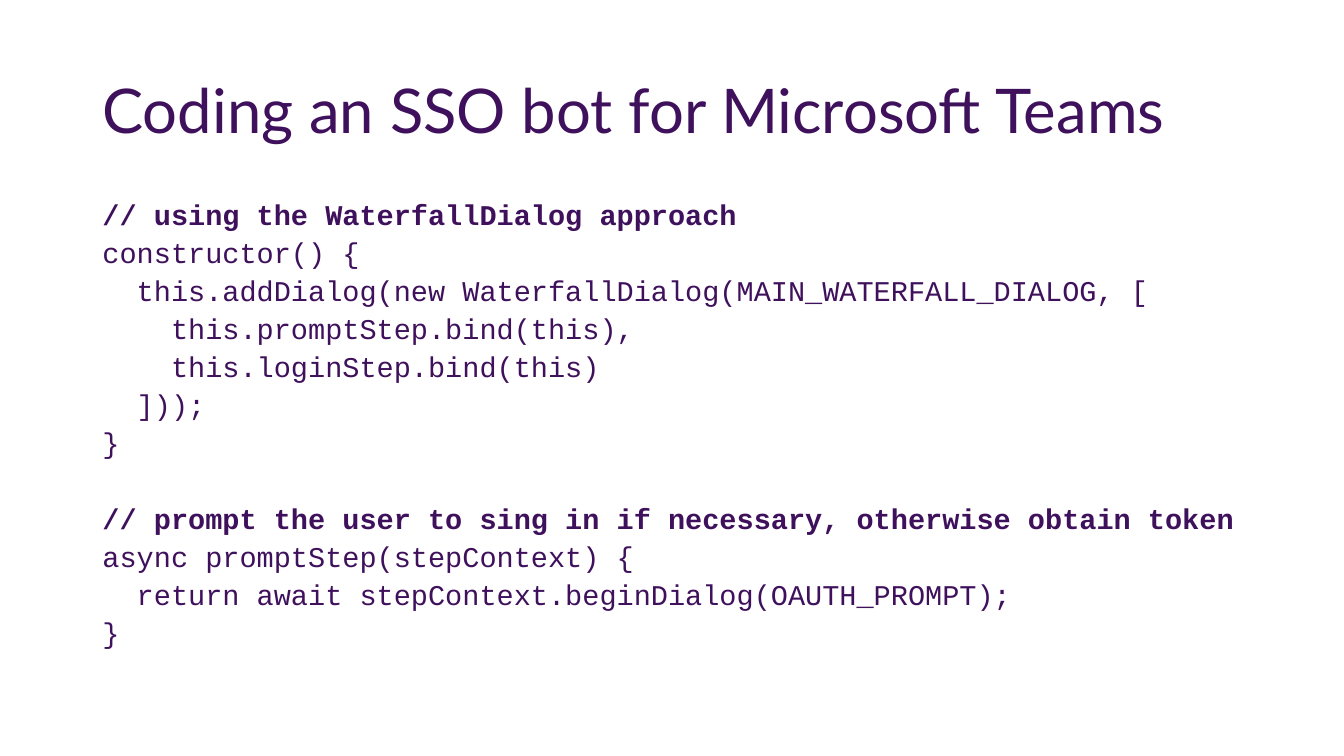
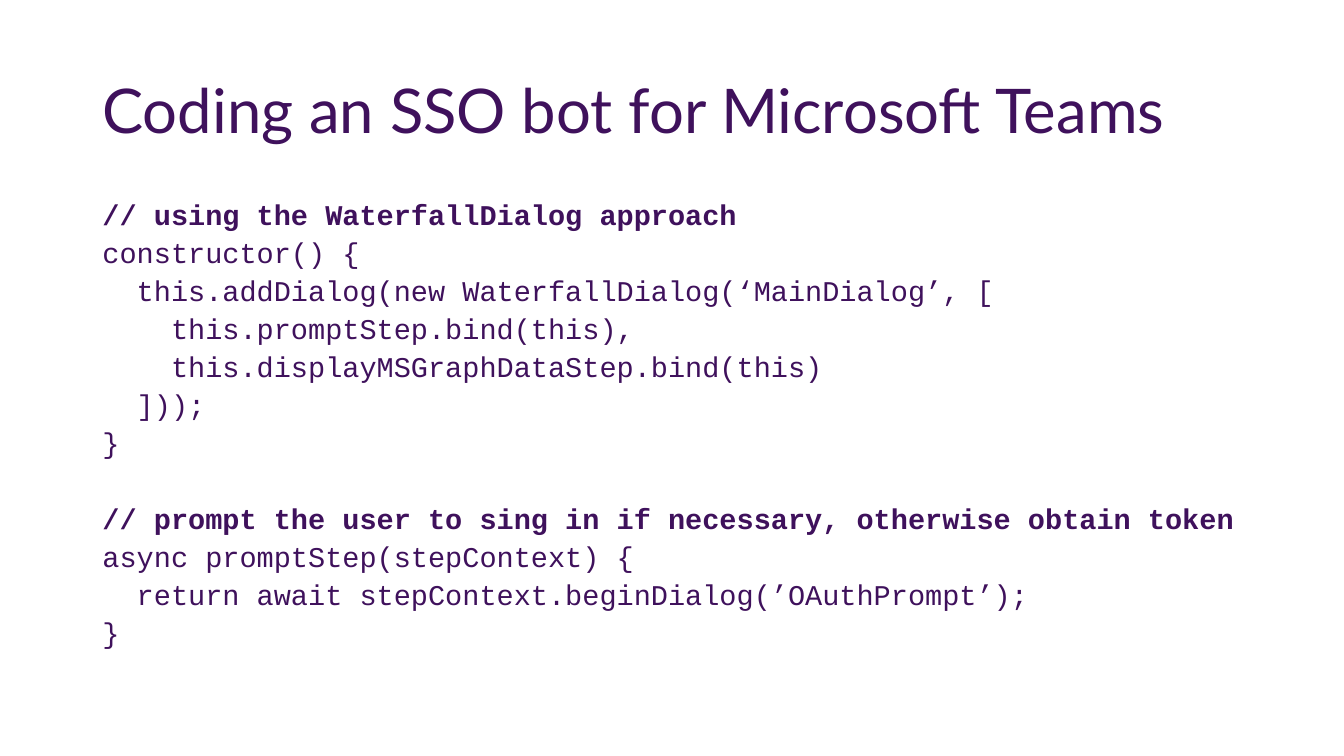
Before and after one commit to OfficeDev/TrainingContent, a slide deck: slide 24 of Teams/80 Using Single Sign-On with Microsoft Teams/slides.pptx. Drawn at 1344x756 pixels with LibreOffice and Linux fonts; fonts in the diff are those of the drawing; background and template pictures are left out. Boxes give left, top, right and bottom in pixels: in the first picture for what was removed or moved away, otherwise in the second. Text is boxed around its words. In the diff, an @@ line names an element or a change of style, - is before the commit and + after.

```diff
--- a/Teams/80 Using Single Sign-On with Microsoft Teams/slides.pptx
+++ b/Teams/80 Using Single Sign-On with Microsoft Teams/slides.pptx
@@ text at (137,281,959,307): text changed @@
-this.addDialog(new WaterfallDialog(MAIN_WATERFALL_DIALOG, [
+this.addDialog(new WaterfallDialog(‘MainDialog’, [
@@ text at (171,357,822,383): text changed @@
-this.loginStep.bind(this)
+this.displayMSGraphDataStep.bind(this)
@@ text at (137,585,1028,611): text changed @@
-return await stepContext.beginDialog(OAUTH_PROMPT);
+return await stepContext.beginDialog(’OAuthPrompt’);
```
Also in this commit, not shown: 1 other slide changed, 4 other files.
